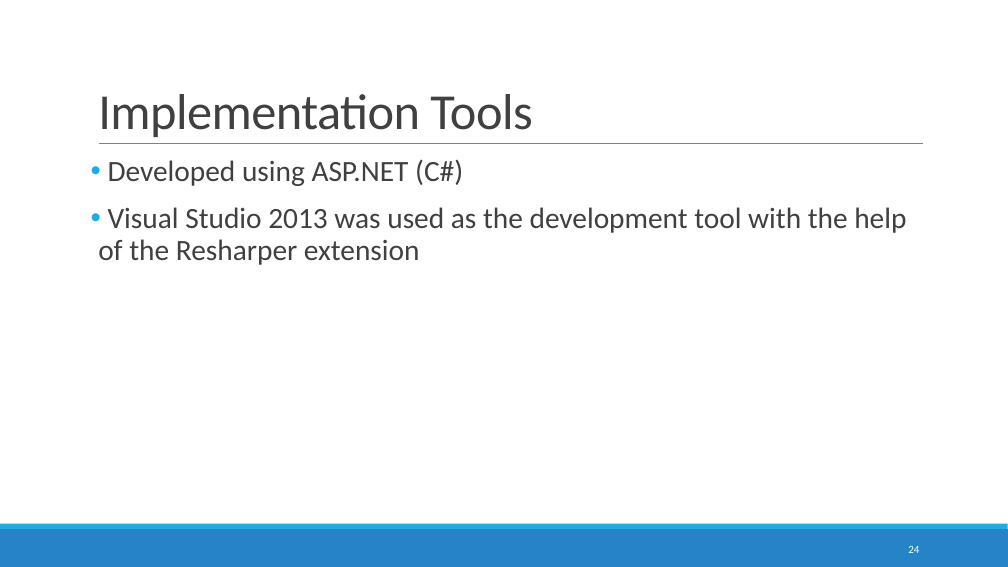
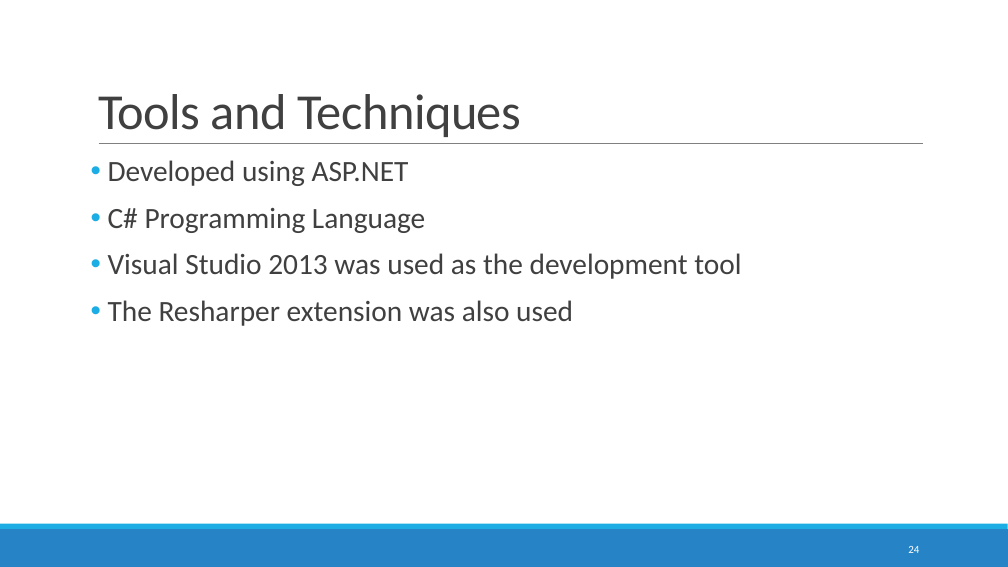
Before and after one commit to devilsdante/isel-examtimetabling-2014-2015, a slide deck: slide 24 of doc/Apresentação Oral/Examination Timetabling Automation using Hybrid Meta-heuristics.pptx. Drawn at 1008x567 pixels with LibreOffice and Linux fonts; fonts in the diff are those of the drawing. Boxes give left, top, right and bottom in pixels: in the first picture for what was removed or moved away, otherwise in the second. Text is boxed around its words. In the diff, an @@ line names an element or a change of style, - is before the commit and + after.

```diff
--- a/doc/Apresentação Oral/Examination Timetabling Automation using Hybrid Meta-heuristics.pptx
+++ b/doc/Apresentação Oral/Examination Timetabling Automation using Hybrid Meta-heuristics.pptx
@@ title at (x1=98, y1=94, x2=521, y2=137): text changed @@
-Implementation Tools
+Tools and Techniques
@@ text at (x1=108, y1=160, x2=741, y2=326): text changed @@
-• Developed using ASP.NET (C#)
-• Visual Studio 2013 was used as the development tool with the help of the Resharper extension
+• Developed using ASP.NET
+• C# Programming Language
+• Visual Studio 2013 was used as the development tool
+• The Resharper extension was also used
```
Also in this commit, not shown: 13 other slides changed.
